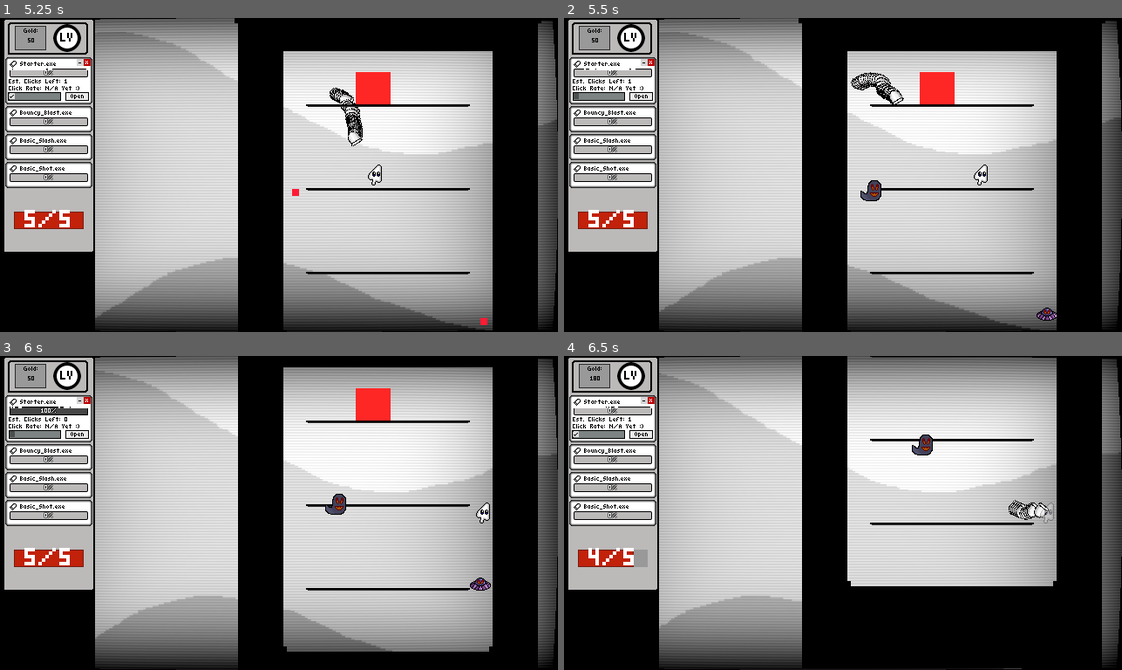
Above: before the commit, frames 1-4 (two rows, left to right).
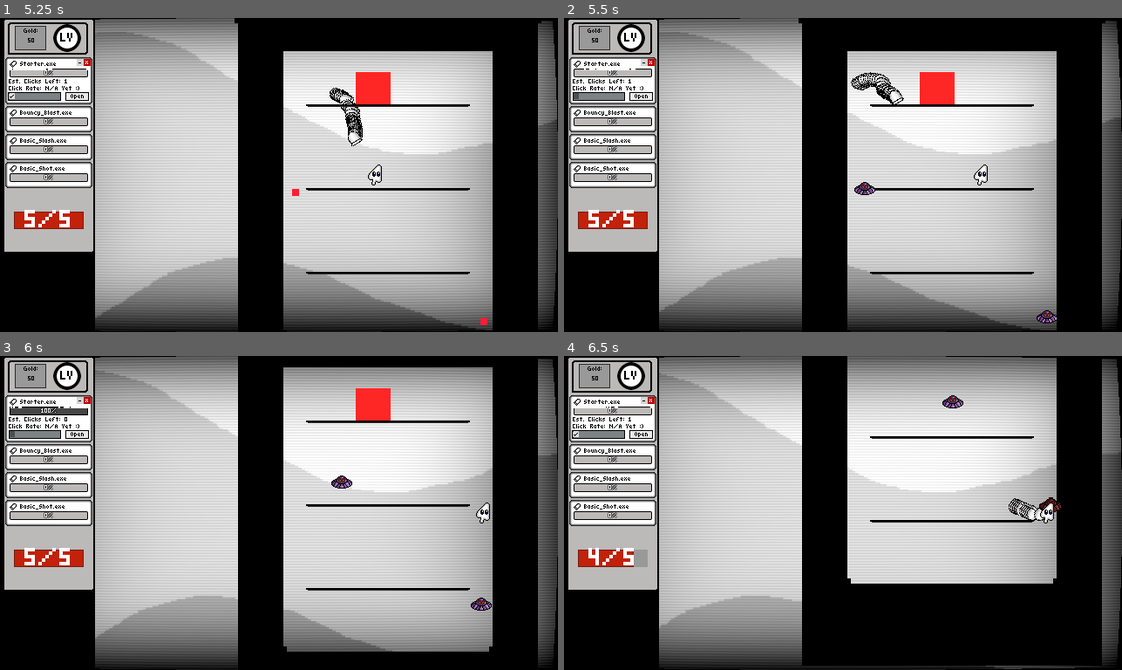
Above: after the commit, the same moments.

Repository: TNT-A/clicker-game-platformer
Game: Godot game, scene res://main_menu/main_menu.tscn
The game is run twice, just before and just after one commit, with the same random seed, the same clock (stepped at 60 frames per second) and the same inputs. The engine's default icon, where the game draws it, is replaced by a stand-in: a white triangle on a blue panel in a dark square.
Inputs (mouse positions are in pixels of both pictures, inside the frame that each line leads up to):
- Up to frame 1 (5.25 s): click "Quick Start" at 0.5 s; tap Space at 1.25 s; move the mouse to (401, 159) at 1.27 s; hold D (Move_Right) 1.28-2 s; hold Right mouse button (Char_Ability) 1.28-2 s; tap Enter (ui_accept) at 1.52, 3.77 s; click "Auto Launch?" at 2 s; click "Auto Launch?" at 2.75 s; move the mouse to (396, 278) at 3.52 s; hold D (Move_Right) 3.53-4.28 s; click (396, 278) at 3.6 s; move the mouse to (334, 105) at 4.27 s; hold A (Move_Left) 4.28-5.03 s; tap = (Maximize) at 4.35 s; move the mouse to (251, 237) at 5.02 s; hold D (Move_Right) from 5.03 s (still down); tap - (Minimize) at 5.1 s
- Up to frame 2 (5.5 s): keep holding D (Move_Right); tap Enter (ui_accept) at 5.27 s
- Up to frame 3 (6 s): keep holding D (Move_Right); move the mouse to (446, 560) at 5.77 s; hold 1 (Num_1) from 5.78 s (still down)
- Up to frame 4 (6.5 s): keep holding D (Move_Right); keep holding 1 (Num_1); tap Enter (ui_accept) at 6.02 s

Frame 1 is identical in both runs. In frame 2, 0.4% of the frame differs, in the area x 52-89%, y 51-98%; in frame 3, 0.5%; in frame 4, 2.3%, in the area x 4-97%, y 0-100%.

Commit message:
Setup the shot pattern system
The shot component now has a shot pattern system, allowing you to drag and drop or create custom patterns directly in the editor. The patterns will take in info like the projectile type, how you want it to be fired, how many you want to be fired, how long between shots, etc, and let you make fully custom attacks without needing to really code anything at all. I could describe the system more in depth, but to keep it simple, you can create a list of attacks using shot data resources and projectile data resources, then call them directly from the shot component!

Diff:
--- a/clicker-platformer/components/shot_component/premade_projectile_resources/basic_enemy_shot.tres
+++ b/clicker-platformer/components/shot_component/premade_projectile_resources/basic_enemy_shot.tres
@@ -6,5 +6,5 @@
 [resource]
 script = ExtResource("1_w276q")
 projectile_scene = ExtResource("1_ugkbh")
-projectile_speed = 160.0
+projectile_speed = 80.0
 metadata/_custom_type_script = "uid://m1uu6fmx686v"
--- a/clicker-platformer/components/shot_component/projectile_resource.gd
+++ b/clicker-platformer/components/shot_component/projectile_resource.gd
@@ -3,8 +3,6 @@
 
 #Could be cool to add the ability for a  projectile to be made FULLY from scratch (Aka, add sprite, hitbox shape/size, etc), but that'll add a lot of extra complexity, so if we want to do that just save it for later
 
-@export_group("Premade Scene")
-##If the projectile is premade, add it's scene here and it'll just load the shot. Otherwise, see
 @export var projectile_scene : PackedScene
 @export_group("Custom Scene")
 @export var hurt_enemy : bool = false
--- a/clicker-platformer/components/shot_component/shot_component.gd
+++ b/clicker-platformer/components/shot_component/shot_component.gd
@@ -1,7 +1,11 @@
 extends Node2D
 class_name ShotComponent
 
+signal shot_finished
+
 @export var is_player : bool = false
+
+@export var shot_patterns : Array[ShotPatternResource] = []
 
 #var base_enemy_shot : PackedScene = preload("res://player_bullet/enemy_bullet.tscn")
 var projectile_hub : ProjectileHub
@@ -49,3 +53,113 @@
 	else:
 		get_parent().get_parent().add_child(new_projectile)
 	new_projectile.global_position = get_parent().global_position
+
+func call_pattern(dir : Vector2, shot_pattern_num : int):
+	var shot_pattern : ShotPatternResource
+	if shot_pattern_num < shot_patterns.size():
+		shot_pattern = shot_patterns[shot_pattern_num]
+		var shot_list : Dictionary[ShotDataResource, float] = shot_pattern.shot_list
+		for shot in shot_list.keys():
+			var shot_cooldown : float = shot_list[shot]
+			var cur_shot : ShotDataResource = shot
+			shot_cooldown += cur_shot.shot_delay * cur_shot.shot_num
+			call_shot(dir, shot)
+			await get_tree().create_timer(shot_cooldown).timeout
+	shot_finished.emit()
+
+func call_shot(dir : Vector2, shot_data : ShotDataResource):
+	var shot_callable = Callable(self,  shot_data.get_shot_type() + "_shot")
+	var new_dir : Vector2
+	var og_rad : float = dir.angle()
+	og_rad += deg_to_rad(shot_data.direction_offset)
+	var offset_dir : Vector2 = Vector2(cos(og_rad), sin(og_rad))
+	new_dir = dir + offset_dir
+	shot_callable.call(new_dir, shot_data)
+
+##Code for shooting straight forward once
+func single_shot(dir : Vector2, shot_data : ShotDataResource):
+	var projectile_resource : ProjectileResource = shot_data.projectile_type
+	create_shot_from_resource(dir, projectile_resource)
+
+##Code for shooting multiple bullets in a cone (bullet num and cone degrees taken in)
+func spread_shot(dir : Vector2, shot_data : ShotDataResource):
+	var projectile_resource : ProjectileResource = shot_data.projectile_type
+	var shot_num : int = shot_data.shot_num
+	var shot_cone : float = deg_to_rad(shot_data.cone_degree)
+	if shot_num > 1:
+		var dir_rad : float = dir.angle()
+		var degree_step : float = shot_cone/(shot_num - 1)
+		var start_degree = dir_rad - (shot_cone/2)
+		var cur_degree = start_degree
+		for num in shot_num:
+			var new_dir : Vector2 = Vector2(cos(cur_degree), sin(cur_degree))
+			create_shot_from_resource(new_dir, projectile_resource)
+			cur_degree += degree_step
+	else:
+		single_shot(dir, shot_data)
+
+##Code for shooting multiple bullets around the creator
+func surround_shot(dir : Vector2, shot_data : ShotDataResource):
+	var projectile_resource : ProjectileResource = shot_data.projectile_type
+	var shot_num : int = shot_data.shot_num
+	var shot_cone : float = deg_to_rad(360)
+	if shot_num > 1:
+		var dir_rad : float = dir.angle()
+		var degree_step : float = shot_cone/(shot_num)
+		var start_degree = dir_rad - (shot_cone/2)
+		var cur_degree = start_degree
+		for num in shot_num:
+			var new_dir : Vector2 = Vector2(cos(cur_degree), sin(cur_degree))
+			create_shot_from_resource(new_dir, projectile_resource)
+			cur_degree += degree_step
+	else:
+		single_shot(dir, shot_data)
+
+##Same as single, but multiple times with a given shot delay
+func burst_single_shot(dir : Vector2, shot_data : ShotDataResource):
+	var projectile_resource : ProjectileResource = shot_data.projectile_type
+	var shot_num : int = shot_data.shot_num
+	var shot_delay : float = shot_data.shot_delay
+	for num in shot_num:
+		create_shot_from_resource(dir, projectile_resource)
+		await get_tree().create_timer(shot_delay).timeout
+
+##Same as spread, but each shot fires individually with a given shot delay
+func burst_spread_shot(dir : Vector2, shot_data : ShotDataResource):
+	var projectile_resource : ProjectileResource = shot_data.projectile_type
+	var shot_num : int = shot_data.shot_num
+	var shot_cone : float = deg_to_rad(shot_data.cone_degree)
+	var shot_delay : float = shot_data.shot_delay
+	if shot_num > 1:
+		var dir_rad : float = dir.angle()
+		var degree_step : float = shot_cone/(shot_num - 1)
+		var start_degree = dir_rad - (shot_cone/2)
+		var cur_degree = start_degree
+		for num in shot_num:
+			print(dir_rad)
+			var new_dir : Vector2 = Vector2(cos(cur_degree), sin(cur_degree))
+			create_shot_from_resource(new_dir, projectile_resource)
+			cur_degree += degree_step
+			await get_tree().create_timer(shot_delay).timeout
+	else:
+		single_shot(dir, shot_data)
+
+##Same as surround, but each shot fires individually with a given shot delay
+func burst_surround_shot(dir : Vector2, shot_data : ShotDataResource):
+	var projectile_resource : ProjectileResource = shot_data.projectile_type
+	var shot_num : int = shot_data.shot_num
+	var shot_cone : float = deg_to_rad(360)
+	var shot_delay : float = shot_data.shot_delay
+	if shot_num > 1:
+		var dir_rad : float = dir.angle()
+		var degree_step : float = shot_cone/(shot_num)
+		var start_degree = dir_rad - (shot_cone/2)
+		var cur_degree = start_degree
+		for num in shot_num:
+			print(dir_rad)
+			var new_dir : Vector2 = Vector2(cos(cur_degree), sin(cur_degree))
+			create_shot_from_resource(new_dir, projectile_resource)
+			cur_degree += degree_step
+			await get_tree().create_timer(shot_delay).timeout
+	else:
+		single_shot(dir, shot_data)
--- /dev/null
+++ b/clicker-platformer/components/shot_component/shot_data_resource.gd
@@ -0,0 +1,81 @@
+@tool
+extends Resource
+class_name ShotDataResource
+
+@export var projectile_type : ProjectileResource
+
+##Num 0-360 to represent how much to offset the angle of the shot by from its intended target
+@export var direction_offset : float = 0.0
+
+enum ShotTypeList {
+	SINGLE_SHOT, ##Fires a single shot
+	SPREAD_SHOT, ##Fires X shots in a spread pattern with X degree
+	SURROUND_SHOT, ##Fires X shots around you with an even spread
+	BURST_SINGLE_SHOT, ##Fires X individual shots with X delay between them
+	BURST_SPREAD_SHOT, ##Fires X shots in the spread pattern with X delay between them
+	BURST_SURROUND_SHOT, ##Fires X shots in the surround pattern with X delay between them
+}
+
+var shot_list_info : Dictionary[ShotTypeList, String] = {
+	ShotTypeList.SINGLE_SHOT : "single",
+	ShotTypeList.SPREAD_SHOT : "spread", #Needs a number of shots, and the degree of the cone
+	ShotTypeList.SURROUND_SHOT : "surround", #Needs a number of shots
+	ShotTypeList.BURST_SINGLE_SHOT : "burst_single", #Needs a shot delay and shot num
+	ShotTypeList.BURST_SPREAD_SHOT : "burst_spread", #Needs shot delay, num, and cone degree
+	ShotTypeList.BURST_SURROUND_SHOT : "burst_surround", #Needs shot delay and num
+}
+
+##Choose a shot type!
+@export var shot_type : ShotTypeList:
+	set(value):
+		shot_type = value
+		property_list_changed.emit()
+
+func get_shot_type() -> String:
+	return shot_list_info[shot_type]
+
+@export var shot_num : int = 1
+@export var cone_degree : int = 1
+@export var shot_delay : float = 0.0
+@export var reverse_burst : float = 0.0
+
+const all_shot_vars : Array[StringName] = [
+	&"shot_num",
+	&"cone_degree",
+	&"shot_delay",
+	&"reverse_burst",
+]
+
+const single_shot_vars : Array[StringName] = []
+
+const spread_shot_vars : Array[StringName] = [
+	&"shot_num",
+	&"cone_degree",
+]
+
+const surround_shot_vars : Array[StringName] = [
+	&"shot_num",
+]
+
+#func _validate_property(property: Dictionary) -> void:
+	#if property.name in all_shot_vars:
+		#if shot_type:
+			#property.usage |= PROPERTY_USAGE_EDITOR
+		#else:
+			#property.usage &= ~PROPERTY_USAGE_EDITOR
+	#
+	#if property.name in single_shot_vars:
+		#if shot_type == ShotTypeList.SINGLE_SHOT:
+			#property.usage |= PROPERTY_USAGE_EDITOR
+		#else:
+			#property.usage &= ~PROPERTY_USAGE_EDITOR
+	#if property.name in spread_shot_vars:
+		#if shot_type == ShotTypeList.SPREAD_SHOT:
+			#property.usage |= PROPERTY_USAGE_EDITOR
+		#else:
+			#property.usage &= ~PROPERTY_USAGE_EDITOR
+	#if property.name in surround_shot_vars:
+		#if shot_type == ShotTypeList.SURROUND_SHOT:
+			#property.usage |= PROPERTY_USAGE_EDITOR
+		#else:
+			#property.usage &= ~PROPERTY_USAGE_EDITOR
--- /dev/null
+++ b/clicker-platformer/components/shot_component/shot_pattern_resource.gd
@@ -0,0 +1,5 @@
+extends Resource
+class_name ShotPatternResource
+
+##Dict with ShotData Resources for info about the shot pattern, and a float that represents the time between each shot
+@export var shot_list : Dictionary[ShotDataResource, float]
--- a/clicker-platformer/enemies/enemies/ufo/ufo_enemy.gd
+++ b/clicker-platformer/enemies/enemies/ufo/ufo_enemy.gd
@@ -49,7 +49,7 @@
 
 func attack():
 	#shot_component.create_shot(Vector2(0,1), 160, damage, base_enemy_shot)
-	shot_component.create_shot_from_resource(Vector2(0,1), base_enemy_shot_resource)
+	shot_component.call_pattern(Vector2(0, 1), 0)
 
 func _on_speed_timer_timeout() -> void:
 	speed = randi_range(base_speed - 40, base_speed + 40)
--- a/clicker-platformer/enemies/enemies/ufo/ufo_enemy.tscn
+++ b/clicker-platformer/enemies/enemies/ufo/ufo_enemy.tscn
@@ -1,10 +1,12 @@
-[gd_scene load_steps=12 format=3 uid="uid://ngnlvhkt64p"]
+[gd_scene load_steps=15 format=3 uid="uid://ngnlvhkt64p"]
 
 [ext_resource type="Script" uid="uid://catapp1ruqqgw" path="res://enemies/enemies/ufo/ufo_enemy.gd" id="1_fgdhp"]
 [ext_resource type="PackedScene" uid="uid://bgn6skvlyj2v4" path="res://components/health/health_component.tscn" id="2_cti73"]
 [ext_resource type="Texture2D" uid="uid://cvdv47kc4v2w2" path="res://sprites/enemies/ufo_spritesheet.png" id="3_wy2ip"]
 [ext_resource type="PackedScene" uid="uid://c6oyye8in20of" path="res://components/damage_zone/damage_zone.tscn" id="4_wy2ip"]
 [ext_resource type="PackedScene" uid="uid://dolxk0hhb2jhq" path="res://components/shot_component/shot_component.tscn" id="5_8aylx"]
+[ext_resource type="Script" uid="uid://bupqc0f8en1w7" path="res://components/shot_component/shot_pattern_resource.gd" id="6_g7sh0"]
+[ext_resource type="Script" uid="uid://bsyr0c4uh0d6m" path="res://components/shot_component/shot_data_resource.gd" id="7_vgfg0"]
 
 [sub_resource type="CircleShape2D" id="CircleShape2D_a6y5m"]
 radius = 3.16228
@@ -34,6 +36,10 @@
 }]
 
 [sub_resource type="CircleShape2D" id="CircleShape2D_wy2ip"]
+
+[sub_resource type="Resource" id="Resource_a4fec"]
+script = ExtResource("6_g7sh0")
+metadata/_custom_type_script = "uid://bupqc0f8en1w7"
 
 [node name="UFOEnemy" type="CharacterBody2D" groups=["enemy"]]
 collision_layer = 8
@@ -76,6 +82,7 @@
 shape = SubResource("CircleShape2D_wy2ip")
 
 [node name="ShotComponent" parent="." instance=ExtResource("5_8aylx")]
+shot_patterns = Array[ExtResource("6_g7sh0")]([SubResource("Resource_a4fec")])
 
 [connection signal="timeout" from="SpeedTimer" to="." method="_on_speed_timer_timeout"]
 [connection signal="timeout" from="AttackTimer" to="." method="_on_attack_timer_timeout"]
--- a/clicker-platformer/enemy_controller/enemy_pool_resource/pool_testing.tres
+++ b/clicker-platformer/enemy_controller/enemy_pool_resource/pool_testing.tres
@@ -6,38 +6,12 @@
 [sub_resource type="Resource" id="Resource_nh8x5"]
 script = ExtResource("1_05rtk")
 spawn_weight = 2.0
-credit_num = 5.0
-metadata/_custom_type_script = "uid://dy7wxx7u31nve"
-
-[sub_resource type="Resource" id="Resource_05rtk"]
-script = ExtResource("1_05rtk")
 credit_num = 3.0
-metadata/_custom_type_script = "uid://dy7wxx7u31nve"
-
-[sub_resource type="Resource" id="Resource_7vijl"]
-script = ExtResource("1_05rtk")
-credit_num = 3.0
-metadata/_custom_type_script = "uid://dy7wxx7u31nve"
-
-[sub_resource type="Resource" id="Resource_71anq"]
-script = ExtResource("1_05rtk")
-spawn_weight = 2.0
-credit_num = 3.0
-metadata/_custom_type_script = "uid://dy7wxx7u31nve"
-
-[sub_resource type="Resource" id="Resource_3t0op"]
-script = ExtResource("1_05rtk")
-spawn_weight = 3.0
-credit_num = 5.0
 metadata/_custom_type_script = "uid://dy7wxx7u31nve"
 
 [resource]
 script = ExtResource("1_442hn")
 pool = Dictionary[int, ExtResource("1_05rtk")]({
-0: SubResource("Resource_05rtk"),
-1: SubResource("Resource_7vijl"),
-2: SubResource("Resource_71anq"),
-3: SubResource("Resource_3t0op"),
 4: SubResource("Resource_nh8x5")
 })
 metadata/_custom_type_script = "uid://c7n7ogi18ld38"
Not shown, added: clicker-platformer/components/shot_component/shot_data_resource.gd.uid
Not shown, added: clicker-platformer/components/shot_component/shot_pattern_resource.gd.uid
Not shown: 1 places in clicker-platformer/enemy_controller/enemy_pool_resource/pool_testing.tres that only renumber resources
